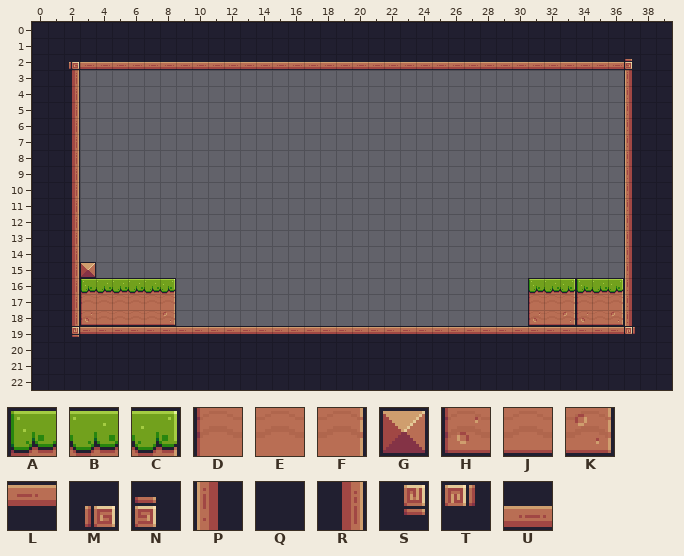
Level history. Tiled map: assets/tiles/Level-01.tmx. The picture above was drawn from the file before the commit.
Cells are 16x16 px. Shown: x 0..39, y 0..22.
Key: from "Pixel Adventure": A 6, B 7, C 8, D 28, E 29, F 30, G 34, H 50, J 51, K 52, L 89, M 91, N 92, P 110, Q 111, R 112, S 113, T 114, U 133.
_ is an empty cell.
Layer "Background" before, first column x 0:
 0 QQQQQQQQQQQQQQQQQQQQQQQQQQQQQQQQQQQQQQQQ
 1 QQQQQQQQQQQQQQQQQQQQQQQQQQQQQQQQQQQQQQQQ
 2 QQMUUUUUUUUUUUUUUUUUUUUUUUUUUUUUUUUUUNQQ
 3 QQR__________________________________PQQ
 4 QQR__________________________________PQQ
 5 QQR__________________________________PQQ
 6 QQR__________________________________PQQ
 7 QQR__________________________________PQQ
 8 QQR__________________________________PQQ
 9 QQR__________________________________PQQ
10 QQR__________________________________PQQ
11 QQR__________________________________PQQ
12 QQR__________________________________PQQ
13 QQR__________________________________PQQ
14 QQR__________________________________PQQ
15 QQRG_________________________________PQQ
16 QQRABBBBC______________________ABCABCPQQ
17 QQRDEEEEF______________________DEFDEFPQQ
18 QQRHJJJJK______________________HJKHJKPQQ
19 QQSLLLLLLLLLLLLLLLLLLLLLLLLLLLLLLLLLLTQQ
20 QQQQQQQQQQQQQQQQQQQQQQQQQQQQQQQQQQQQQQQQ
21 QQQQQQQQQQQQQQQQQQQQQQQQQQQQQQQQQQQQQQQQ
22 QQQQQQQQQQQQQQQQQQQQQQQQQQQQQQQQQQQQQQQQ
After:
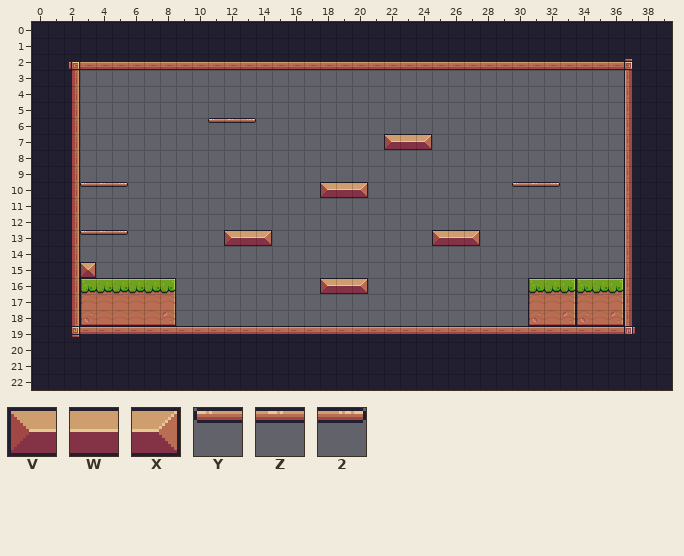
Further tiles: from "Pixel Adventure": V 12, W 13, X 14, Y 39, Z 40, 2 41.
Difference:
Layer "Background":
y 6: x 11..13 ___ -> YZ2
y 7: x 22..24 ___ -> VWX
y 10: x 3..5 ___ -> YZ2; x 18..20 ___ -> VWX; x 30..32 ___ -> YZ2
y 13: x 3..5 ___ -> YZ2; x 12..14 ___ -> VWX; x 25..27 ___ -> VWX
y 16: x 18..20 ___ -> VWX
